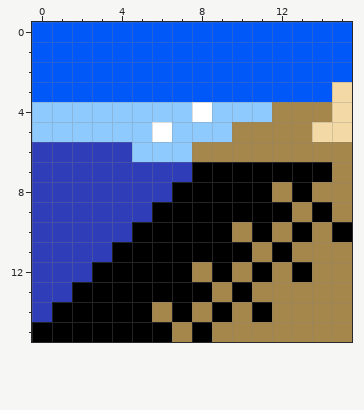
Pixel-art sprite, stored at Assets/Sprites/Animated Tiles/Subzones/beach_foam_left_06.png. This is how it looked before the edit.
The file is 16x16 pixels. Colours within 5 levels of each other are drawn and written as one.
The result:
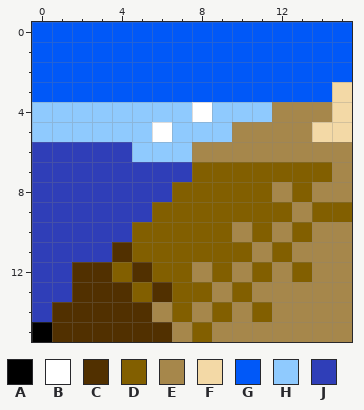
Palette (. is transparent): A #000000  B #ffffff  C #513000  D #825f00  E #a6874b  F #f3d9a6  G #0058f8  H #8fcafe  J #2f3eb8
From old to new:
Colour C replaces colour A in row 11 at x 4; in row 12 at x 3 and 5; in row 13 at x 2 to 4 and 6; in row 14 at x 1 to 5; in row 15 at x 1 to 6.
Colour C replaces colour J in row 12 at x 2.
Colour D replaces colour A in row 7 at x 8 to 14; in row 8 at x 7 to 11 and 13; in row 9 at x 6 to 12 and 14; in row 10 at x 5 to 9, 11 and 13; in row 11 at x 5 to 10 and 12; in row 12 at x 4, 6 to 7, 9, 11 and 13.
Colour D replaces colour A in row 13 at x 5, 7 to 8 and 10; in row 14 at x 7, 9 and 11; in row 15 at x 8.
Colour D replaces colour E in row 9 at x 15.
Colour E replaces colour A in row 10 at x 15.
